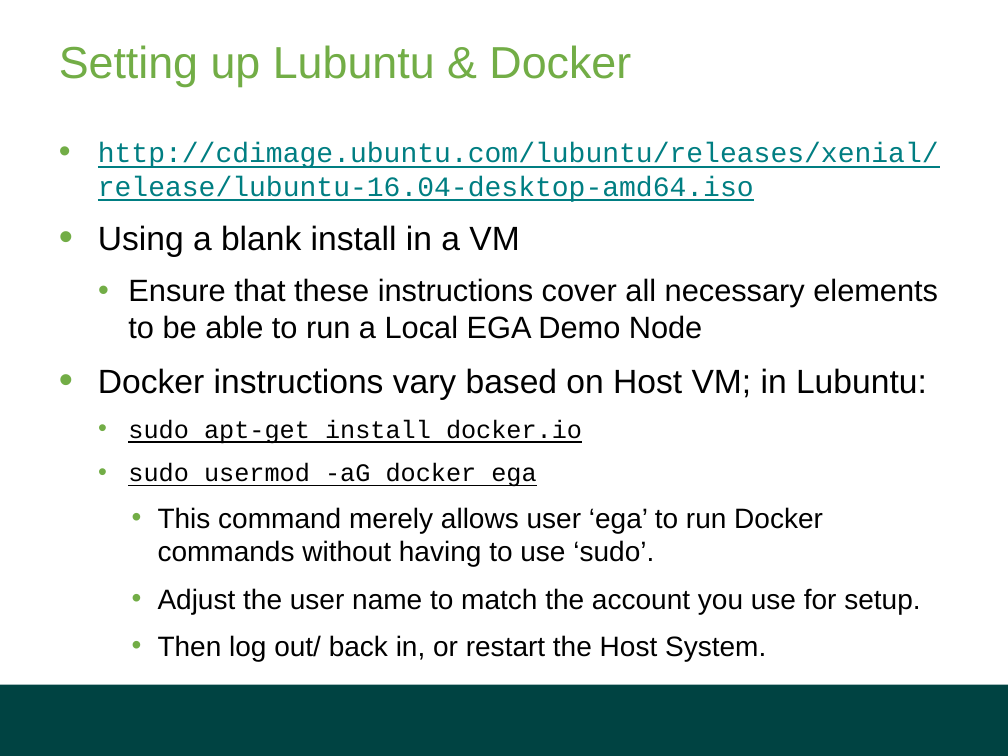
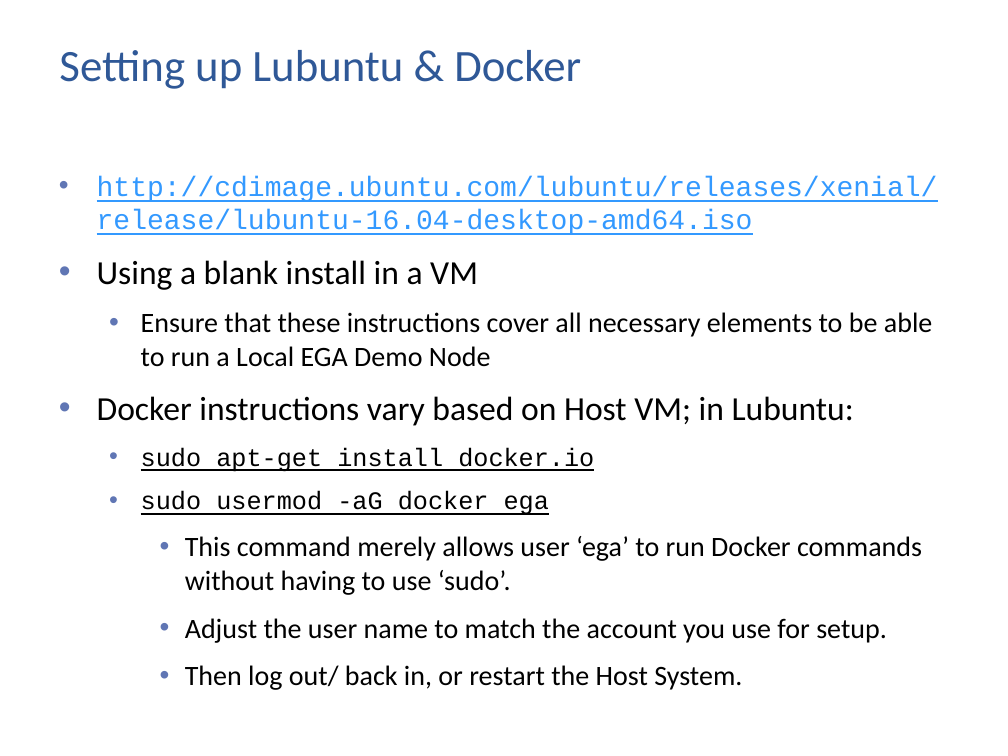
Before and after one commit to elixir-europe/human-data-local-ega, a slide deck: slide 8 of Local EGA Setup.pptx. Drawn at 1008x756 pixels with LibreOffice and Linux fonts; fonts in the diff are those of the drawing; background and template pictures are left out. Boxes give left, top, right and bottom in pixels: in the first picture for what was removed or moved away, otherwise in the second. Text is boxed around its words. In the diff, an @@ line names an element or a change of style, - is before the commit and + after.

```diff
--- a/Local EGA Setup.pptx
+++ b/Local EGA Setup.pptx
@@ title "Setting up Lubuntu & Docker" at (59, 50, 581, 89): font Arial to Calibri, text colour #72AD46 to #2F5897 @@
@@ text "http://cdimage.ubuntu.com/lubuntu/releases/xenial/release/lu ...": place and size @@
-text "http://cdimage.ubuntu.com/lubuntu/releases/xenial/release/lu ..." at (98, 142, 939, 661)
+text "http://cdimage.ubuntu.com/lubuntu/releases/xenial/release/lu ..." at (97, 176, 938, 690)
@@ text "http://cdimage.ubuntu.com/lubuntu/releases/xenial/release/lu ..." at (97, 176, 938, 690): text colour #007E82 to #3399FF in "http://cdimage.ubuntu.com/lubuntu/releases/xenial/release/lu ..."; font Arial to Calibri in "Using a blank install in a VM", "Ensure that these instructions cover all necessary ...", "Docker instructions vary based on Host VM; ...", "This command merely allows user ‘ega’ to ..." and 2 more places; size 22 to 20 pt in "Ensure that these instructions cover all necessary ..."; indent changed; bullet colour #72AD46 to #6076B4 @@
@@ rectangle removed at (0, 684, 1008, 756) @@
```
Also in this commit, not shown: 48 other slides changed.
